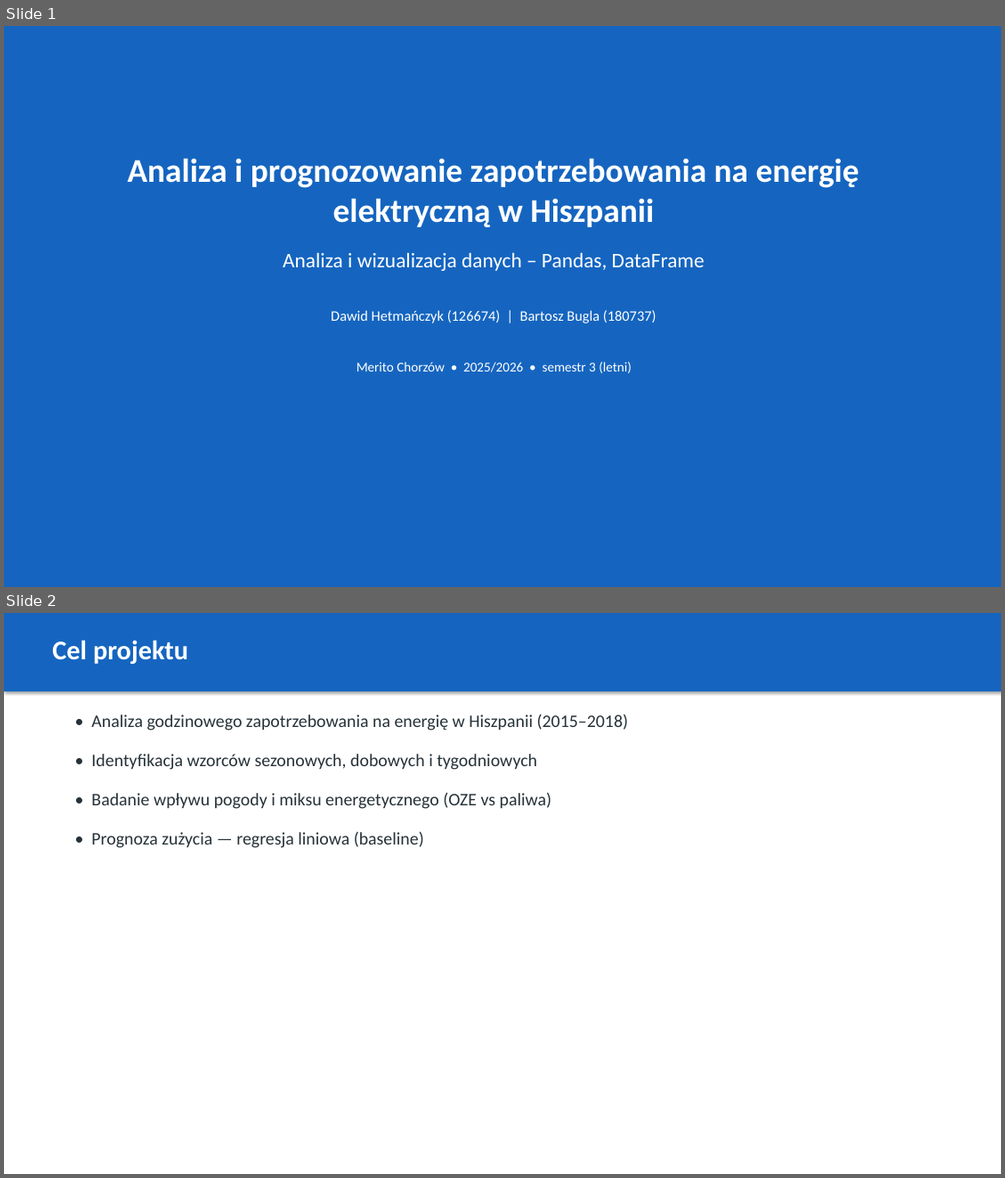
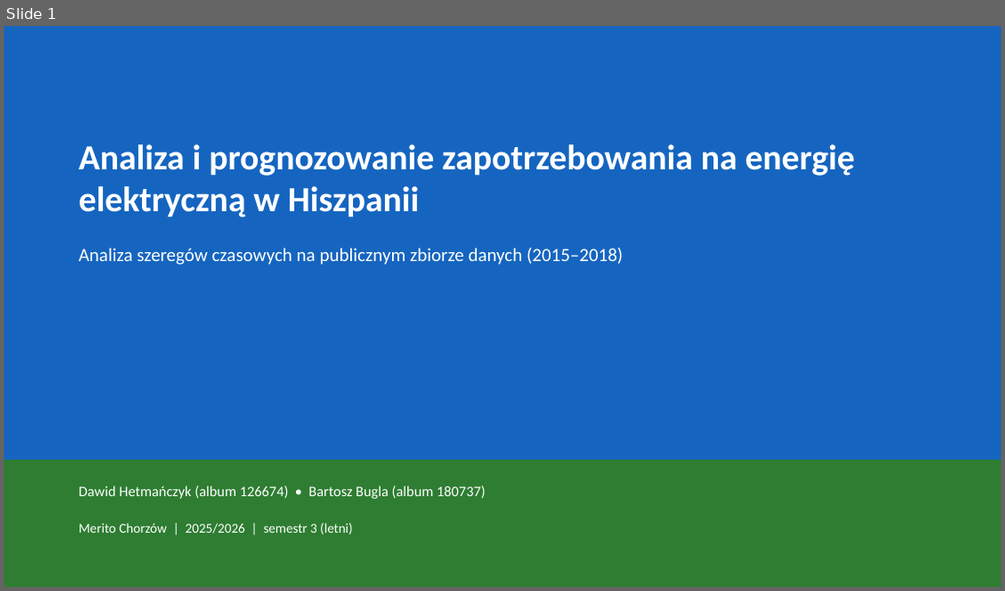
Before and after one commit to BartoszBugla/prognoza-zapotrzebowania-na-energie, a slide deck: docs/prezentacja.pptx. Shown one above the other, each under a label of ours: slides 1 and 2 before the commit, slide 1 after it. The pictures are 1005x1178 and 1005x591 pixels, drawn with LibreOffice and Linux fonts; fonts in the diff are those of the drawing. Boxes give left, top, right and bottom in pixels: in the first picture for what was removed or moved away, otherwise in the second. Text is boxed around its words. In the diff, an @@ line names an element or a change of style, - is before the commit and + after.

```diff
--- a/docs/prezentacja.pptx
+++ b/docs/prezentacja.pptx
@@ slide 2 removed at [4,613,1001,1174], background #FFFFFF @@
@@ rectangle removed at [4,613,1001,691] @@
@@ text removed at [52,640,188,664] @@
-Cel projektu
@@ text removed at [91,714,628,730] @@
-• Analiza godzinowego zapotrzebowania na energię w Hiszpanii (2015–2018)
@@ text removed at [91,754,537,770] @@
-• Identyfikacja wzorców sezonowych, dobowych i tygodniowych
@@ text removed at [91,792,552,809] @@
-• Badanie wpływu pogody i miksu energetycznego (OZE vs paliwa)
@@ text removed at [91,831,424,848] @@
-• Prognoza zużycia — regresja liniowa (baseline)
@@ slide 1 changed as well @@
@@ text "Analiza i prognozowanie zapotrzebowania na ...": place and size @@
-text "Analiza i prognozowanie zapotrzebowania na ..." at [128,158,859,227]
+text "Analiza i prognozowanie zapotrzebowania na ..." at [79,144,855,217]
@@ text "Analiza i prognozowanie zapotrzebowania na ..." at [79,144,855,217]: size 32 to 34 pt; alignment centre to left @@
@@ text at [79,248,623,265]: text changed; size 20 to 18 pt @@
-Analiza i wizualizacja danych – Pandas, DataFrame
+Analiza szeregów czasowych na publicznym zbiorze danych (2015–2018)
@@ rectangle added at [4,459,1001,587], fill #2E7D32 @@
@@ text at [79,485,485,499]: text changed @@
-Dawid Hetmańczyk (126674) | Bartosz Bugla (180737)
+Dawid Hetmańczyk (album 126674) • Bartosz Bugla (album 180737)
@@ text at [79,523,353,534]: text changed @@
-Merito Chorzów • 2025/2026 • semestr 3 (letni)
+Merito Chorzów | 2025/2026 | semestr 3 (letni)
```
Also in this commit, not shown: 5 other slides changed, 21 slides added, 5 other slides removed, 5 other files.
